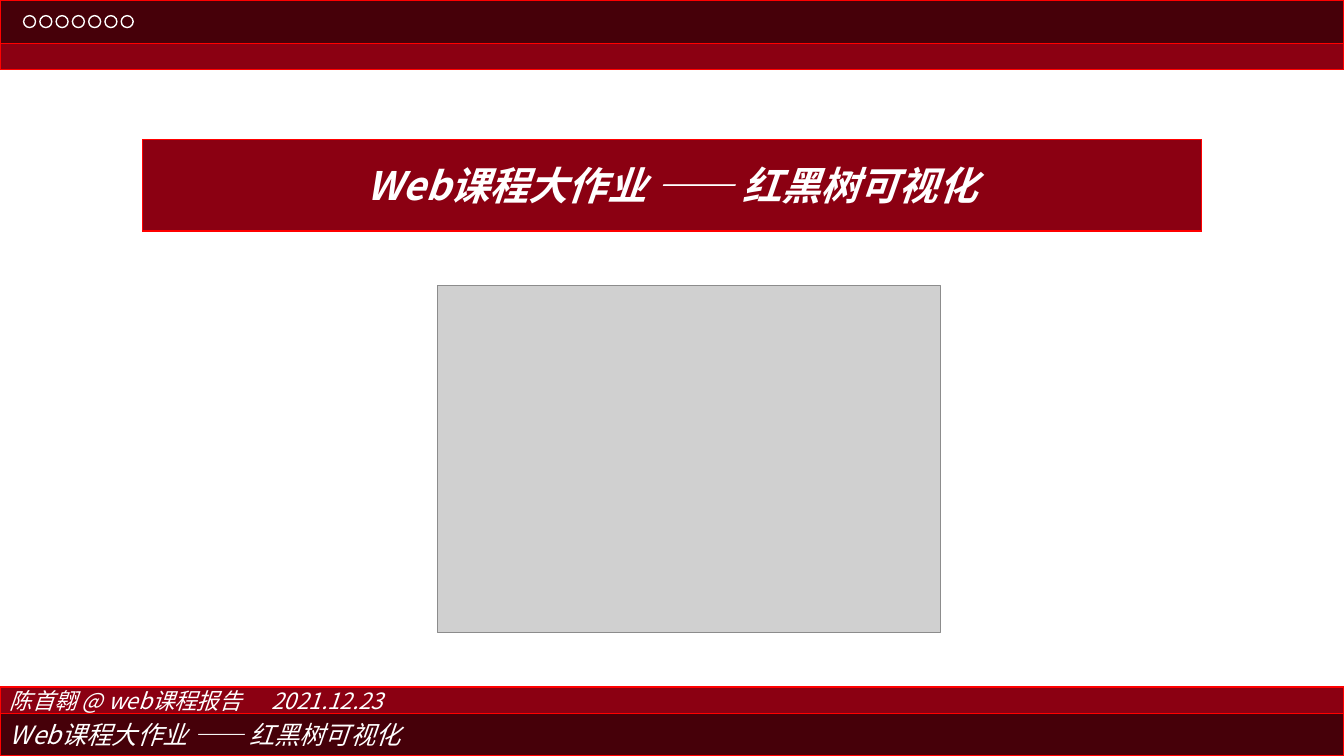
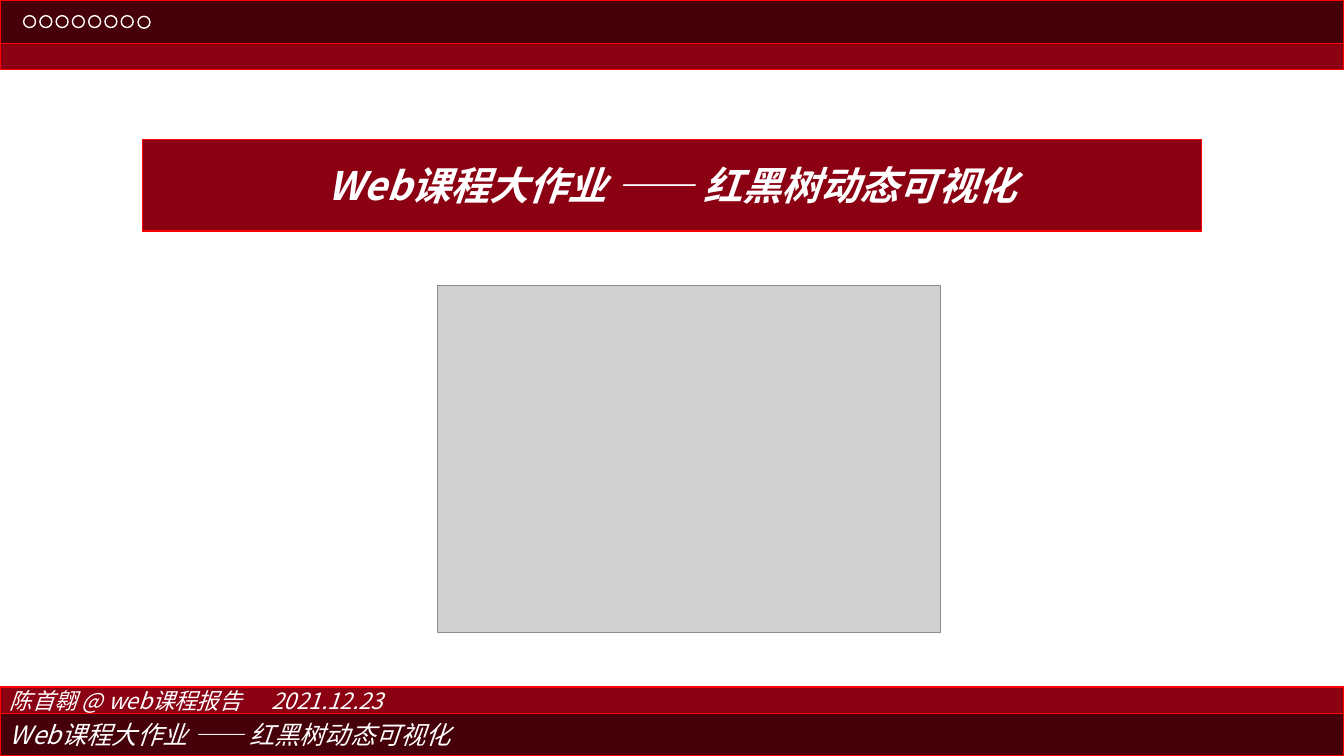
Before and after one commit to shouao/2019213892, a slide deck: slide 1 of 03/slide.pptx. Drawn at 1344x756 pixels with LibreOffice and Linux fonts; fonts in the diff are those of the drawing; grey boxes stand for pictures. Boxes give left, top, right and bottom in pixels: in the first picture for what was removed or moved away, otherwise in the second. Text is boxed around its words. In the diff, an @@ line names an element or a change of style, - is before the commit and + after.

```diff
--- a/03/slide.pptx
+++ b/03/slide.pptx
@@ ellipse added at (138, 16, 150, 28), fill #460009, outline #FFFFFF 1 pt @@
@@ text in rectangle at (328, 166, 1016, 204): text changed @@
-Web课程大作业 —— 红黑树可视化
+Web课程大作业 —— 红黑树动态可视化
@@ text in rectangle at (10, 722, 451, 746): text changed @@
-Web课程大作业 —— 红黑树可视化
+Web课程大作业 —— 红黑树动态可视化
```
Also in this commit, not shown: 2 other slides changed, 10 slides added, 2 other files.
